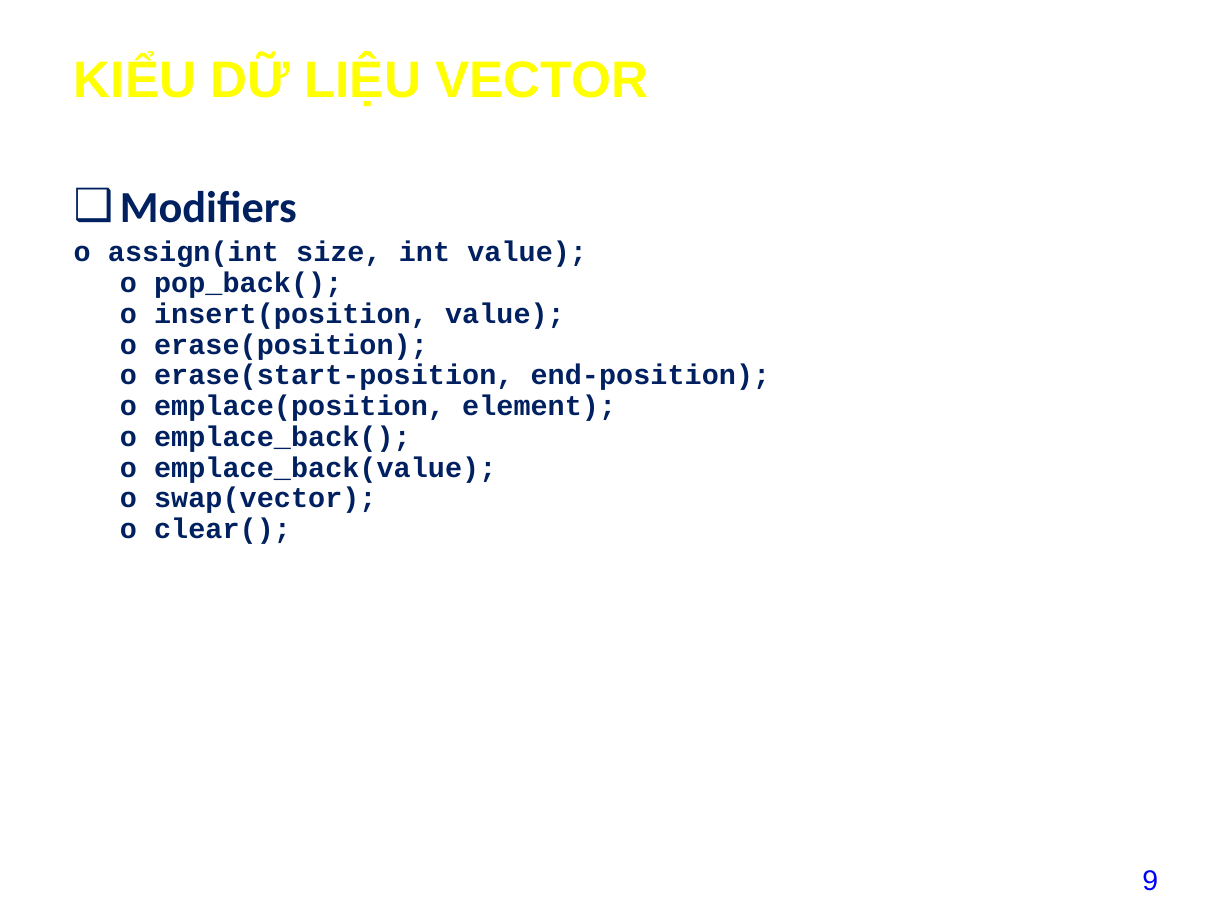
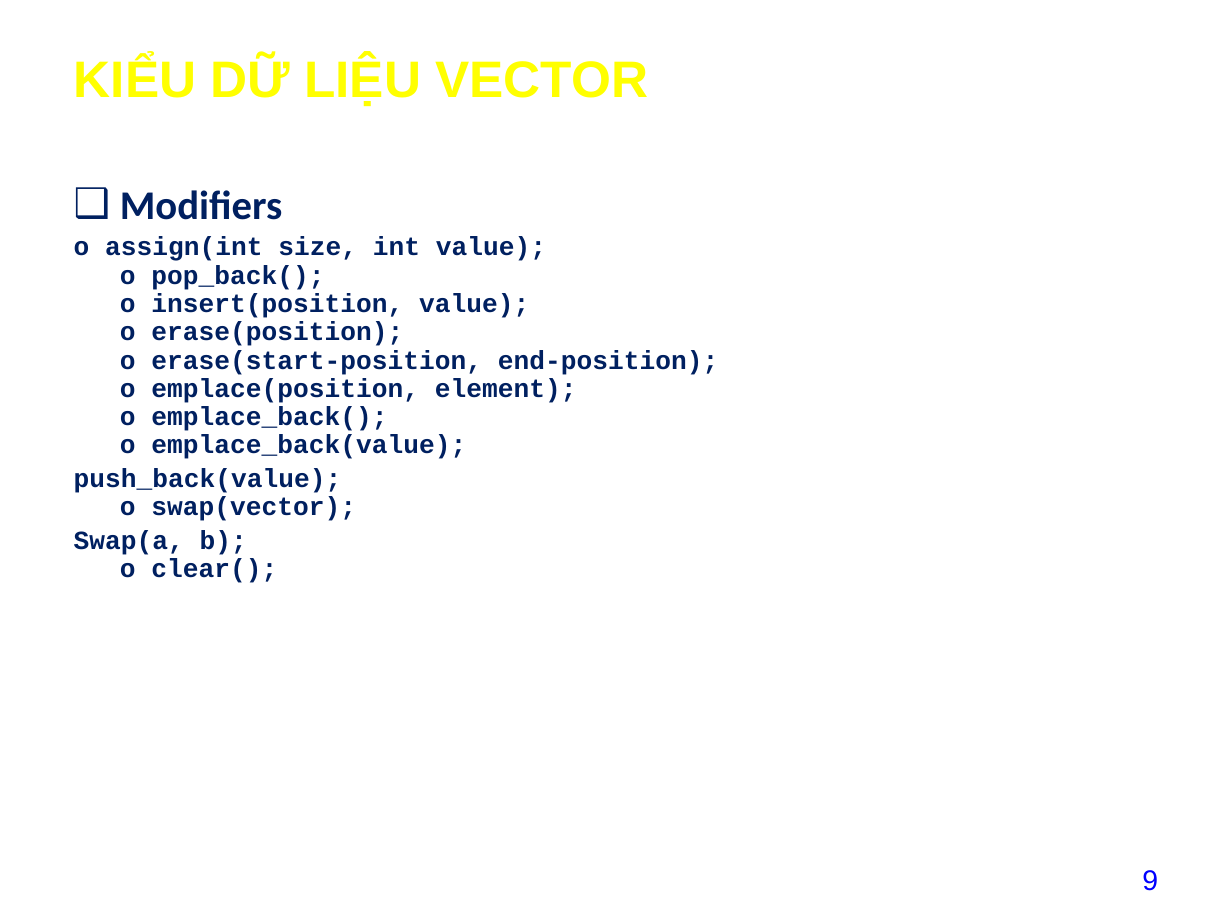
Before and after one commit to sfit-utc/Cau-Truc-Du-Lieu-va-Giai-Thuat, a slide deck: slide 9 of 2024-2025/Slide/Bai3.ppt. Drawn at 1232x924 pixels with LibreOffice and Linux fonts; fonts in the diff are those of the drawing; background and template pictures are left out. Boxes give left, top, right and bottom in pixels: in the first picture for what was removed or moved away, otherwise in the second. Text is boxed around its words. In the diff, an @@ line names an element or a change of style, - is before the commit and + after.

```diff
--- a/2024-2025/Slide/Bai3.ppt
+++ b/2024-2025/Slide/Bai3.ppt
@@ text at [120, 190, 282, 220]: size 25.9 to 23.8 pt in "Modifiers" @@
@@ text at [74, 237, 718, 583]: text changed; size 16.6 to 15.3 pt @@
-o assign(int size, int value);
-o pop_back();
-o insert(position, value);
-o erase(position);
-o erase(start-position, end-position);
-o emplace(position, element);
-o emplace_back();
-o emplace_back(value);
-o swap(vector);
-o clear();
+o assign(int size, int value);
+o pop_back();
+o insert(position, value);
+o erase(position);
+o erase(start-position, end-position);
+o emplace(position, element);
+o emplace_back();
+o emplace_back(value);
+push_back(value);
+o swap(vector);
+Swap(a, b);
+o clear();
```
Also in this commit, not shown: 5 other files.
